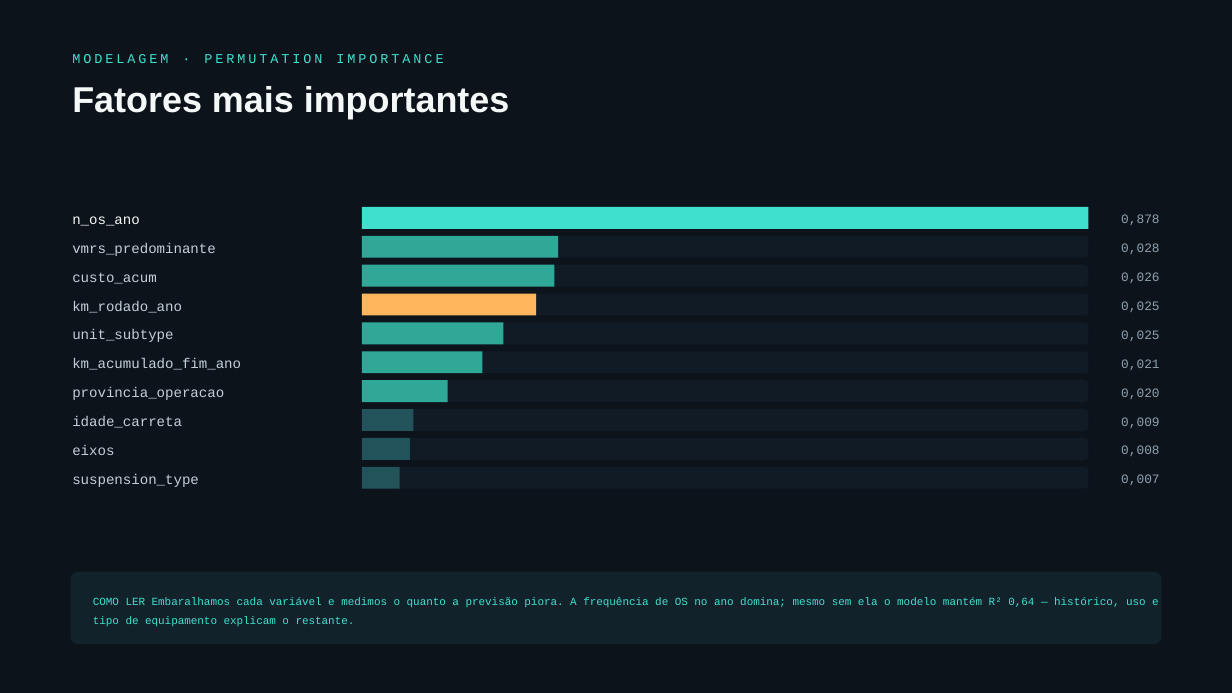
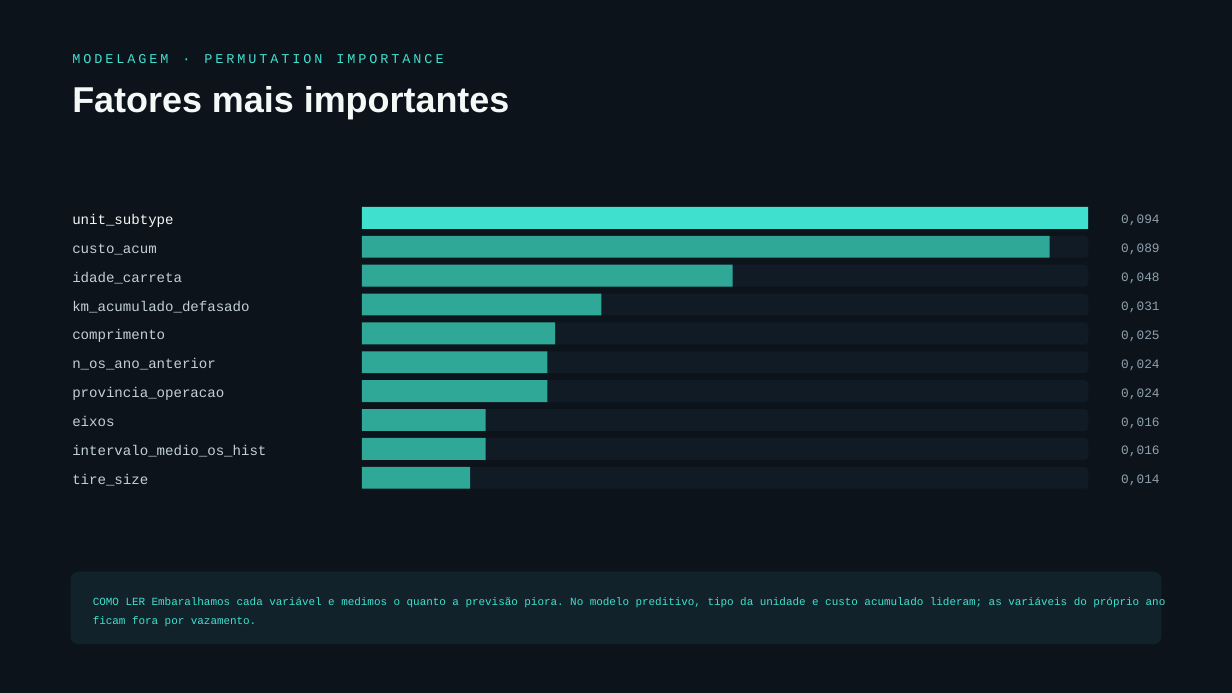
Before and after one commit to giovanicani/quatro_norte, a slide deck: slide 50 of nova_versao_jeison/apresentacao/Apresentacao_QuatroNorte_anual.pptx. Drawn at 1232x693 pixels with LibreOffice and Linux fonts; fonts in the diff are those of the drawing. Boxes give left, top, right and bottom in pixels: in the first picture for what was removed or moved away, otherwise in the second. Text is boxed around its words. In the diff, an @@ line names an element or a change of style, - is before the commit and + after.

```diff
--- a/nova_versao_jeison/apresentacao/Apresentacao_QuatroNorte_anual.pptx
+++ b/nova_versao_jeison/apresentacao/Apresentacao_QuatroNorte_anual.pptx
@@ text "custo_acum": place and size @@
-text "custo_acum" at [72, 272, 156, 284]
+text "custo_acum" at [72, 243, 156, 255]
@@ text at [72, 214, 173, 227]: text changed @@
-n_os_ano
+unit_subtype
@@ rectangle: place and size @@
-rectangle at [362, 236, 558, 257]
+rectangle at [362, 236, 1050, 257]
@@ text at [1121, 214, 1159, 225]: text changed @@
-0,878
+0,094
@@ text "idade_carreta": place and size @@
-text "idade_carreta" at [72, 416, 182, 428]
+text "idade_carreta" at [72, 272, 182, 284]
@@ text removed at [72, 243, 216, 256] @@
-vmrs_predominante
@@ rectangle: place and size @@
-rectangle at [362, 265, 554, 286]
+rectangle at [362, 265, 733, 286]
@@ text at [1121, 243, 1159, 254]: text changed @@
-0,028
+0,089
@@ rectangle: place and size @@
-rectangle at [362, 294, 537, 315]
+rectangle at [362, 294, 602, 315]
@@ rectangle at [362, 294, 602, 315]: fill #FFB65C to #2FA898 @@
@@ text at [1121, 272, 1159, 283]: text changed @@
-0,026
+0,048
@@ text at [72, 300, 249, 313]: text changed @@
-km_rodado_ano
+km_acumulado_defasado
@@ text at [72, 329, 165, 342]: text changed @@
-unit_subtype
+comprimento
@@ rectangle: place and size @@
-rectangle at [362, 323, 504, 344]
+rectangle at [362, 323, 556, 344]
@@ text at [1121, 301, 1159, 312]: text changed @@
-0,025
+0,031
@@ text at [72, 358, 216, 370]: text changed @@
-km_acumulado_fim_ano
+n_os_ano_anterior
@@ rectangle: place and size @@
-rectangle at [362, 351, 483, 373]
+rectangle at [362, 351, 548, 373]
@@ text at [1121, 359, 1159, 370]: text changed @@
-0,021
+0,024
@@ rectangle: place and size @@
-rectangle at [362, 380, 448, 402]
+rectangle at [362, 380, 548, 402]
@@ text at [1121, 388, 1159, 399]: text changed @@
-0,020
+0,024
@@ text "eixos": place and size @@
-text "eixos" at [72, 445, 114, 455]
+text "eixos" at [72, 416, 114, 426]
@@ rectangle: place and size @@
-rectangle at [362, 409, 414, 431]
+rectangle at [362, 409, 486, 431]
@@ text at [1121, 417, 1159, 428]: text changed @@
-0,009
+0,016
@@ text added at [72, 445, 266, 457], 16.5 pt, text #C3CFD8 @@
+intervalo_medio_os_hist
@@ rectangle: place and size @@
-rectangle at [362, 438, 410, 460]
+rectangle at [362, 438, 486, 460]
@@ text at [1121, 445, 1159, 456]: text changed @@
-0,008
+0,016
@@ text at [72, 474, 148, 486]: text changed @@
-suspension_type
+tire_size
@@ fill #22525A to #2FA898 in 3 elements at [362, 409, 486, 431], [362, 438, 486, 460], [362, 467, 471, 488] @@
@@ rectangle: place and size @@
-rectangle at [362, 467, 400, 488]
+rectangle at [362, 467, 471, 488]
@@ text at [1121, 474, 1159, 485]: text changed @@
-0,007
+0,014
@@ text at [93, 597, 1166, 626]: text changed @@
-COMO LER Embaralhamos cada variável e medimos o quanto a previsão piora. A frequência de OS no ano domina; mesmo sem ela o modelo mantém R² 0,64 — histórico, uso e tipo de equipamento explicam o restante.
+COMO LER Embaralhamos cada variável e medimos o quanto a previsão piora. No modelo preditivo, tipo da unidade e custo acumulado lideram; as variáveis do próprio ano ficam fora por vazamento.
```
Also in this commit, not shown: 5 other slides changed, 10 other files.
